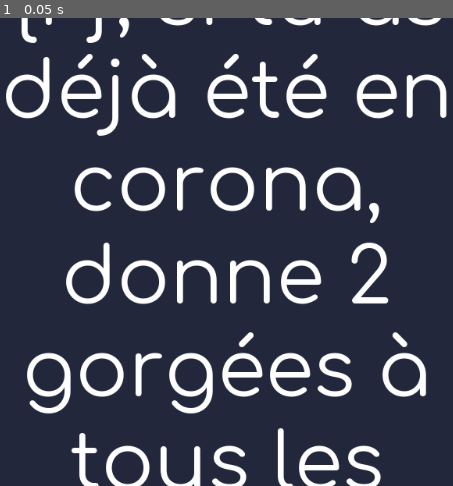
Above: before the commit, frame 1.
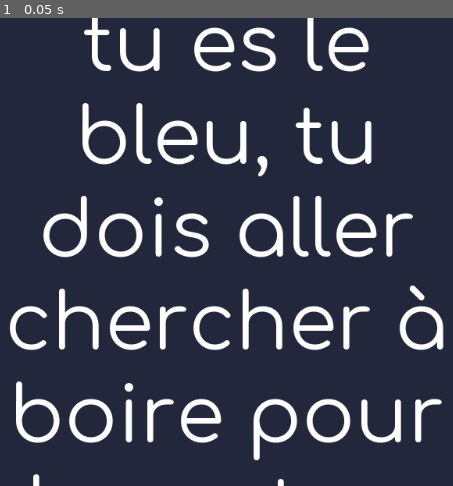
Above: after the commit, the same moment.

Repository: zarocksx/Appfundum
Game: Godot game, scene res://scenes/game.tscn
Two runs of this game, one before a commit and one after it. Both use one fixed random seed, a clock stepped at 60 frames per second and the inputs below. This scene is started directly instead of the project's main scene.
Inputs:
- Up to frame 1 (0.05 s): no input

The runs differ from the first frame. In frame 1, 26% of the frame differs, in the area x 1-99%, y 0-100%.

Commit message:
more question

Diff:
--- a/assets/data/Appfundum.json
+++ b/assets/data/Appfundum.json
@@ -60,4 +60,14 @@
   "Bois 3 gorgées si tu guindailles plus dans un autre cercle que le tien",
   "Tous les baptisés après 2013 boivent 2 gorgées",
   "Tous les baptisés avant 2014 boivent 2 gorgées",
+  "Si un de tes fillot(te)s a déjà été Président(e), donnes 4.",
+  "Si on t'a déjà mit Ad Siberiam, bois 2 et donne 2",
+  "Si ton nom de baptême fait plus de 3 syllabes bois 2 et pleures",
+  "Si tu as déjà été Président donne 6 gorgées. Tous ceux qui ont été tes bleus peuvent te donner 3",
+  "Si tu as déjà foiré ton propre chant de cercle, bois 2",
+  "Si tu t'es déjà endormi sur une table en cantus donne 3 gorgées et prend 1",
+  "{P}, désormais tu es le bleu, tu dois aller chercher à boire pour les autres et tu prends 1 gorgées à chaque tour",
+  "{P}, si tu as déjà couché avec une de tes bleu(ette)s (même après bleusaille), donne 1 gorgée par bleu(ette) victime de tes charmes.",
+  "{P}, Tu es le barman, tu peux distribuer une gorgée à qui tu veux à chaque tour",
+  " Si tu as déjà eu des relations sexuels en portant un attribut folklorique, bois 2 et donne 2"
 ]
--- a/global.gd
+++ b/global.gd
@@ -31,5 +31,6 @@
 
 func back_to_menu():
 	game_state = 0;
+	players = [];
 	get_tree().change_scene("res://scenes/Menu.tscn");
 	return true;
